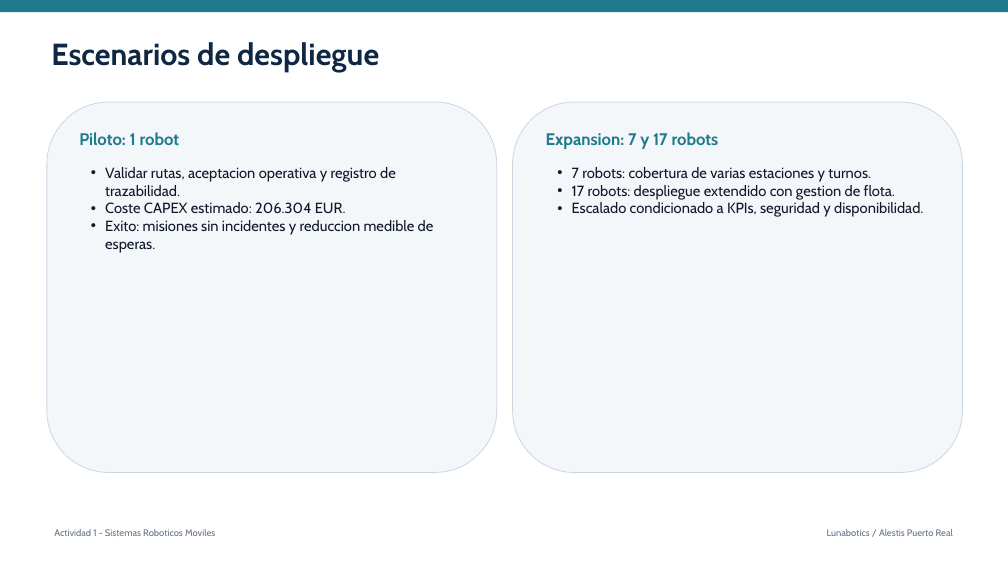
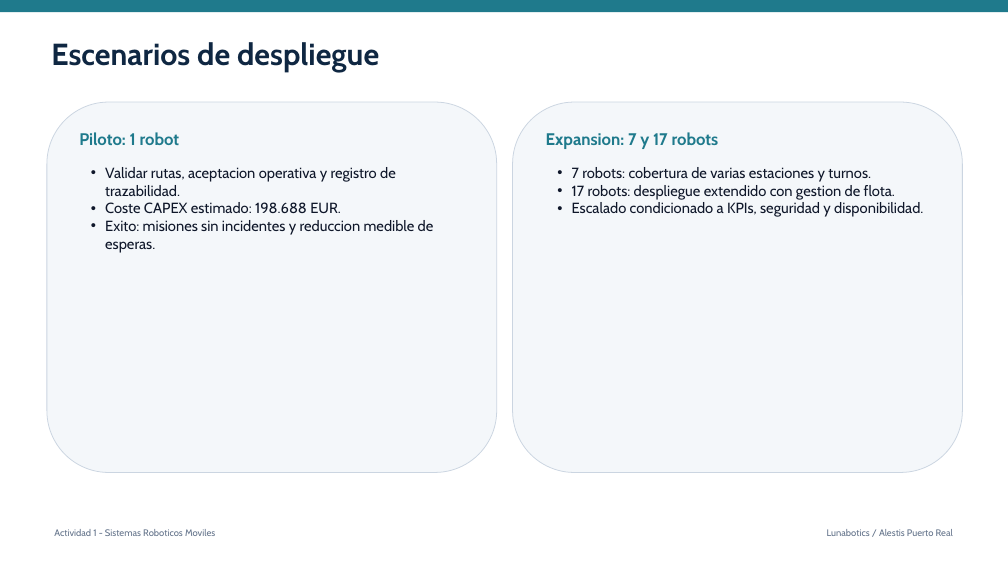
Before and after one commit to jlmayorgaco/viu-mrob-sistemas-roboticos-moviles, a slide deck: slide 13 of actividad1/slides/Actividad1_AMR_FOD_Kitting.pptx. Drawn at 1008x567 pixels with LibreOffice and Linux fonts; fonts in the diff are those of the drawing. Boxes give left, top, right and bottom in pixels: in the first picture for what was removed or moved away, otherwise in the second. Text is boxed around its words. In the diff, an @@ line names an element or a change of style, - is before the commit and + after.

```diff
--- a/actividad1/slides/Actividad1_AMR_FOD_Kitting.pptx
+++ b/actividad1/slides/Actividad1_AMR_FOD_Kitting.pptx
@@ text at (105,202,341,213): text changed @@
-• Coste CAPEX estimado: 206.304 EUR.
+• Coste CAPEX estimado: 198.688 EUR.
```
Also in this commit, not shown: 1 other slide changed, 16 other files.
